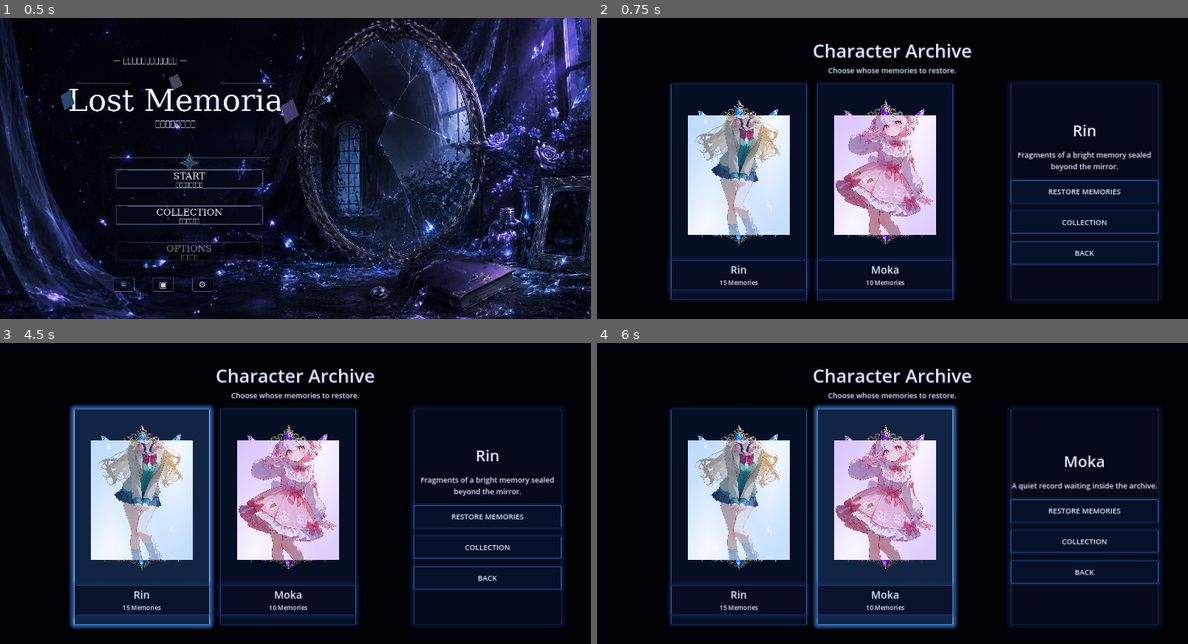
Above: before the commit, frames 1-4 (two rows, left to right).
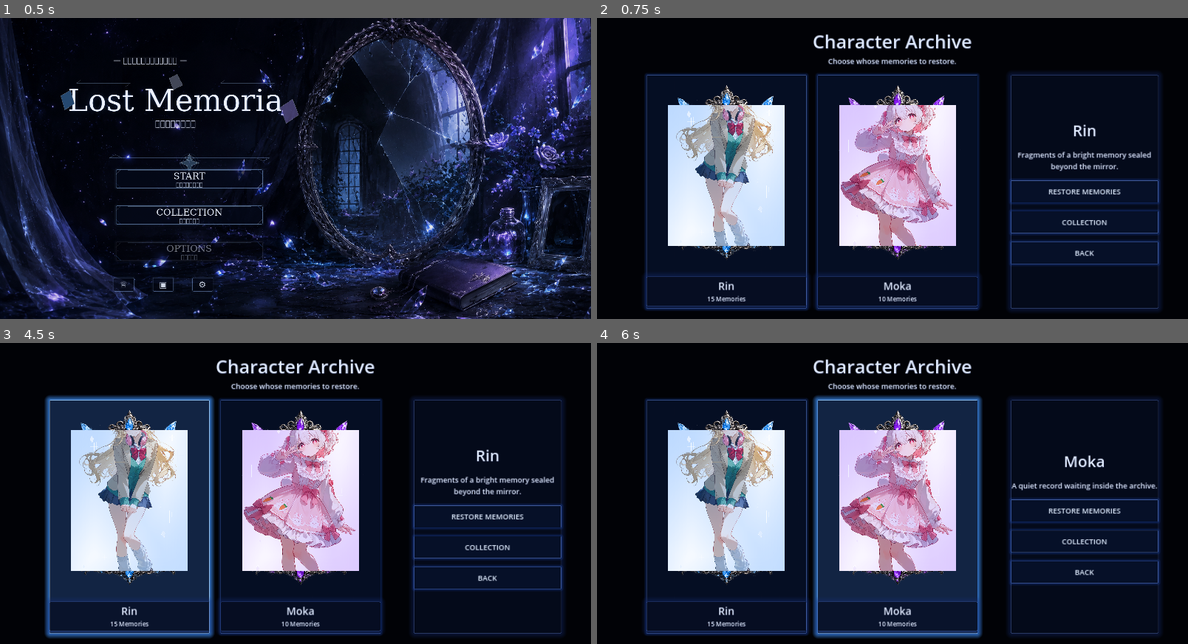
Above: after the commit, the same moments.

Repository: uzupiyo/Lost-Memoria
Game: Godot game, scene res://scenes/title/title.tscn
The game is run twice, just before and just after one commit, with the same random seed, the same clock (stepped at 60 frames per second) and the same inputs.
Inputs (mouse positions are in pixels of both pictures, inside the frame that each line leads up to):
- Up to frame 1 (0.5 s): no input
- Up to frame 2 (0.75 s): click (786, 177) at 0.5 s
- Up to frame 3 (4.5 s): click "RESTORE MEMORIES" at 1.25 s; click "BACK TO CHARACTER SELECT" at 2 s; click "BACK" at 2.75 s; click (189, 502) at 3.5 s; click (141, 517) at 4.27 s
- Up to frame 4 (6 s): click (727, 517) at 5.02 s; click (886, 517) at 5.77 s

Frame 1 is identical in both runs. In frame 2, 27% of the frame differs, in the area x 7-96%, y 5-98%; in frame 3, 28%, in the area x 7-96%, y 5-99%; in frame 4, 28%.

Commit message:
Enlarge character mirror cards to match UI card frame

Diff:
--- a/scripts/character_select.gd
+++ b/scripts/character_select.gd
@@ -29,7 +29,7 @@
 func _create_character_card(character_id: String) -> Button:
 	var data: Dictionary = GameState.get_character_data(character_id)
 	var button: Button = Button.new()
-	button.custom_minimum_size = Vector2(440, 650)
+	button.custom_minimum_size = Vector2(520, 760)
 	button.focus_mode = Control.FOCUS_NONE
 	button.text = ""
 	button.pressed.connect(_on_character_card_pressed.bind(character_id))
@@ -42,7 +42,7 @@
 	button.add_child(root)
 
 	var card_stack: Control = Control.new()
-	card_stack.custom_minimum_size = Vector2(430, 535)
+	card_stack.custom_minimum_size = Vector2(510, 640)
 	card_stack.mouse_filter = Control.MOUSE_FILTER_IGNORE
 	root.add_child(card_stack)
 
@@ -57,10 +57,10 @@
 	var portrait: TextureRect = TextureRect.new()
 	portrait.mouse_filter = Control.MOUSE_FILTER_IGNORE
 	portrait.set_anchors_preset(Control.PRESET_FULL_RECT)
-	portrait.offset_left = 54.0
-	portrait.offset_top = 72.0
-	portrait.offset_right = -54.0
-	portrait.offset_bottom = -76.0
+	portrait.offset_left = 70.0
+	portrait.offset_top = 90.0
+	portrait.offset_right = -70.0
+	portrait.offset_bottom = -92.0
 	portrait.expand_mode = TextureRect.EXPAND_IGNORE_SIZE
 	portrait.stretch_mode = TextureRect.STRETCH_KEEP_ASPECT_COVERED
 	portrait.texture = _load_character_texture(character_id, "portrait")
@@ -69,10 +69,10 @@
 	var effect: TextureRect = TextureRect.new()
 	effect.mouse_filter = Control.MOUSE_FILTER_IGNORE
 	effect.set_anchors_preset(Control.PRESET_FULL_RECT)
-	effect.offset_left = 54.0
-	effect.offset_top = 72.0
-	effect.offset_right = -54.0
-	effect.offset_bottom = -76.0
+	effect.offset_left = 70.0
+	effect.offset_top = 90.0
+	effect.offset_right = -70.0
+	effect.offset_bottom = -92.0
 	effect.expand_mode = TextureRect.EXPAND_IGNORE_SIZE
 	effect.stretch_mode = TextureRect.STRETCH_KEEP_ASPECT_COVERED
 	effect.texture = _load_character_texture(character_id, "effect")
@@ -80,7 +80,7 @@
 
 	var info_box: PanelContainer = PanelContainer.new()
 	info_box.mouse_filter = Control.MOUSE_FILTER_IGNORE
-	info_box.custom_minimum_size = Vector2(430, 96)
+	info_box.custom_minimum_size = Vector2(510, 96)
 	root.add_child(info_box)
 
 	var info_inner: VBoxContainer = VBoxContainer.new()
